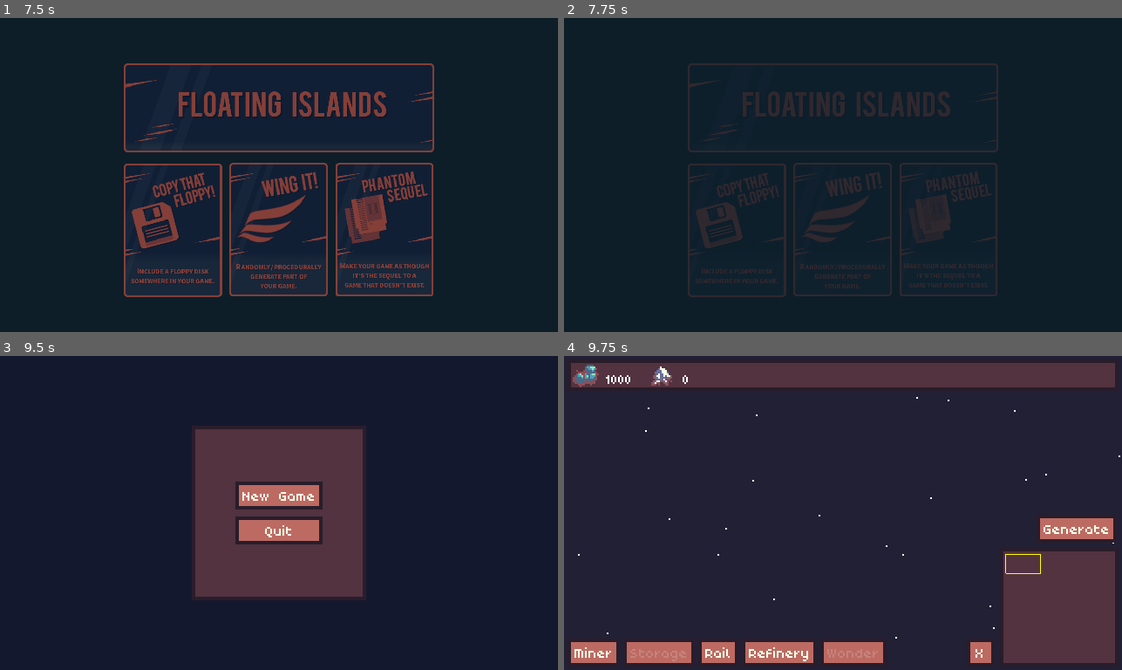
Above: before the commit, frames 1-4 (two rows, left to right).
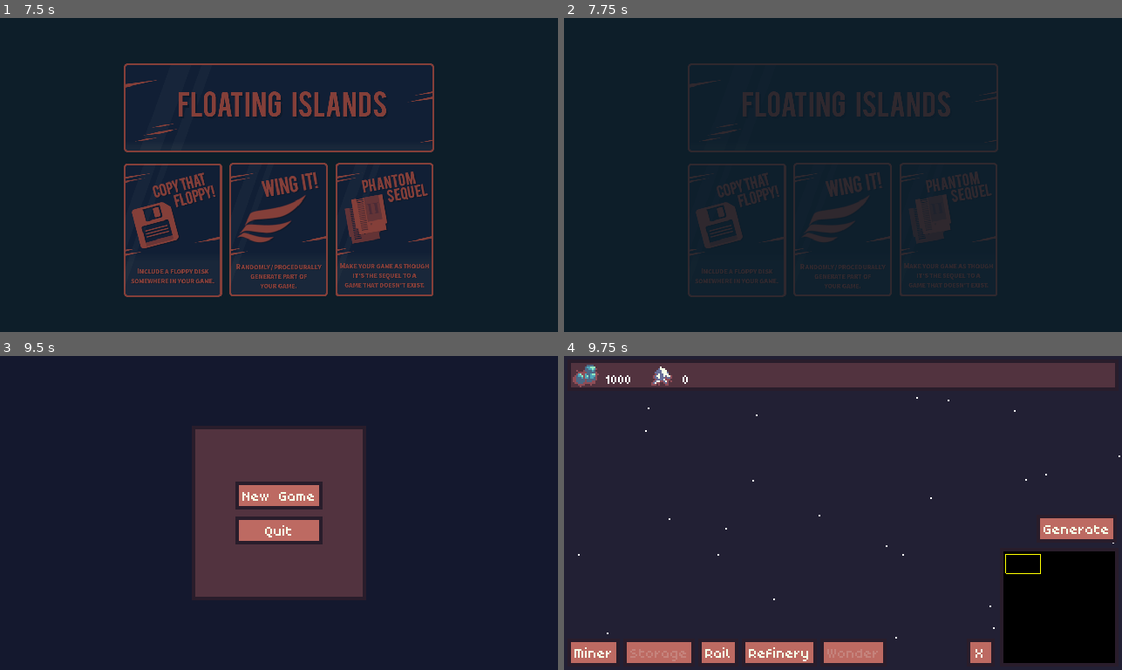
Above: after the commit, the same moments.

Repository: Byteron/floating-islands
Game: Godot game, scene res://source/menu/Splash.tscn
The game is run twice, just before and just after one commit, with the same random seed, the same clock (stepped at 60 frames per second) and the same inputs. Sound files missing from this copy of the repository are replaced by a short silence.
Inputs (mouse positions are in pixels of both pictures, inside the frame that each line leads up to):
- Up to frame 1 (7.5 s): tap Enter at 0.5, 4.25, 6.5 s; move the mouse to (401, 159) at 0.52 s; press the mouse at (401, 159) at 0.53 s; hold Right (ui_right) 0.53-1.28 s; move the mouse to (167, 190) at 1.27 s; release the mouse at (167, 190) at 1.28 s; hold Down (ui_down) 1.28-2.03 s; right-click (167, 190) at 1.35 s; move the mouse to (334, 105) at 2.02 s; hold Right (ui_right) 2.03-2.78 s; hold Shift (shift) 2.03-2.78 s; move the mouse to (251, 237) at 2.77 s; hold Up (ui_up) 2.78-3.53 s; click (251, 237) at 2.85 s; tap Space at 3.5, 5 s; move the mouse to (446, 222) at 3.52 s; hold Right mouse button (RMB) 3.53-4.28 s; hold Left (ui_left) 3.53-5.03 s; move the mouse to (111, 127) at 4.27 s; tap Shift (shift) at 4.35 s; move the mouse to (306, 175) at 5.02 s; press the mouse at (306, 175) at 5.03 s; hold Down (ui_down) 5.03-5.78 s; move the mouse to (195, 96) at 5.77 s; release the mouse at (195, 96) at 5.78 s; hold Right (ui_right) 5.78-6.53 s; right-click (195, 96) at 5.85 s; move the mouse to (401, 159) at 6.52 s; hold Up (ui_up) 6.53-7.28 s; hold Shift (shift) 6.53-7.28 s; move the mouse to (167, 190) at 7.27 s; hold Right (ui_right) from 7.28 s (still down); click (167, 190) at 7.35 s
- Up to frame 2 (7.75 s): keep holding Right (ui_right)
- Up to frame 3 (9.5 s): move the mouse to (334, 443) at 8.02 s; release Right (ui_right) at 8.03 s; hold Down (ui_down) 8.03-8.78 s; hold Right mouse button (RMB) 8.03-8.78 s; tap Space at 8.75 s; move the mouse to (251, 575) at 8.77 s; hold Left (ui_left) from 8.78 s (still down); tap Shift (shift) at 8.85 s
- Up to frame 4 (9.75 s): release Left (ui_left) at 9.5 s; click "New Game" at 9.5 s

Frames 1-3 are identical in both runs. In frame 4, 7.1% of the frame differs, in the area x 78-99%, y 62-98%.

Commit message:
[add] Two colors for resource on minimap

Diff:
--- a/source/game/interface/Minimap.gd
+++ b/source/game/interface/Minimap.gd
@@ -1,13 +1,14 @@
 extends Control
 
 export var margin = 2
-var COLORS = [
-	Color.black,
-	Color.red,
-	Color.white,
-	Color( 0.321569, 0.2, 0.247059, 1 ),
-	Color.purple
-]
+var COLORS = {
+	Tile.TYPE.VOID: Color.black,
+	Tile.TYPE.LAND: Color.lightgray,
+	Tile.TYPE.BUILDING: Color( 0.321569, 0.2, 0.247059, 1 ),
+	Tile.TYPE.CONNECTOR: Color.purple,
+	Tile.TYPE.BASIC_ALLOY: Color.red,
+	Tile.TYPE.SPECIAL_ALLOY: Color.darkgreen
+}
 
 
 func _ready():
--- a/source/game/map/Map.gd
+++ b/source/game/map/Map.gd
@@ -1,6 +1,8 @@
 extends TileMap
 class_name Map
 
+onready var BASIC_ALLOY_INDEX = $Resources.tile_set.find_tile_by_name("basic_alloy")
+onready var SPECIAL_ALLOY_INDEX = $Resources.tile_set.find_tile_by_name("special_alloy")
 var LAND_INDEX := tile_set.find_tile_by_name("Land")
 
 var tile_selector : TileSelector = null
@@ -109,7 +111,6 @@
 	"""
 	Add resource deposit randomly using simplex noise
 	"""
-	var BASIC_ALLOY_INDEX = resource_overlay.tile_set.find_tile_by_name("basic_alloy")
 	var noise := OpenSimplexNoise.new()
 	noise.seed = randi()
 	noise.octaves = 1
@@ -135,7 +136,6 @@
 	Add resource deposit using random land position far enough from start island
 	deposit amount depends on distance from spawn
 	"""
-	var SPECIAL_ALLOY_INDEX = resource_overlay.tile_set.find_tile_by_name("special_alloy")
 	var deposit_count = 0
 	var loop_count = 0
 	var max_trials = 10000
@@ -156,7 +156,6 @@
 			continue
 
 		tile.deposit.id = "special_alloy"
-		print(deposit_count, ": ", tile.position, ": ", tile.deposit.amount)
 		resource_overlay.set_cellv(tile.position, SPECIAL_ALLOY_INDEX)
 		deposit_count += 1
 
@@ -548,8 +547,10 @@
 		return Tile.TYPE.CONNECTOR
 
 	# Then resource layer
-	if resource_overlay.get_cellv(position) != TileMap.INVALID_CELL:
-		return Tile.TYPE.RESOURCE
+	if resource_overlay.get_cellv(position) == BASIC_ALLOY_INDEX:
+		return Tile.TYPE.BASIC_ALLOY
+	if resource_overlay.get_cellv(position) == SPECIAL_ALLOY_INDEX:
+		return Tile.TYPE.SPECIAL_ALLOY
 
 	# Lastly, terrain layer
 	if get_cellv(position) == LAND_INDEX:
--- a/source/game/map/Tile.gd
+++ b/source/game/map/Tile.gd
@@ -3,7 +3,7 @@
 
 signal resource_depleted(cell)
 
-enum TYPE { BUILDING, RESOURCE, LAND, VOID, CONNECTOR }
+enum TYPE { BUILDING, BASIC_ALLOY, SPECIAL_ALLOY, LAND, VOID, CONNECTOR }
 
 var type := 0						# Type of terrain
 var position : Vector2 = Vector2()	# Cell position in the tilemap
